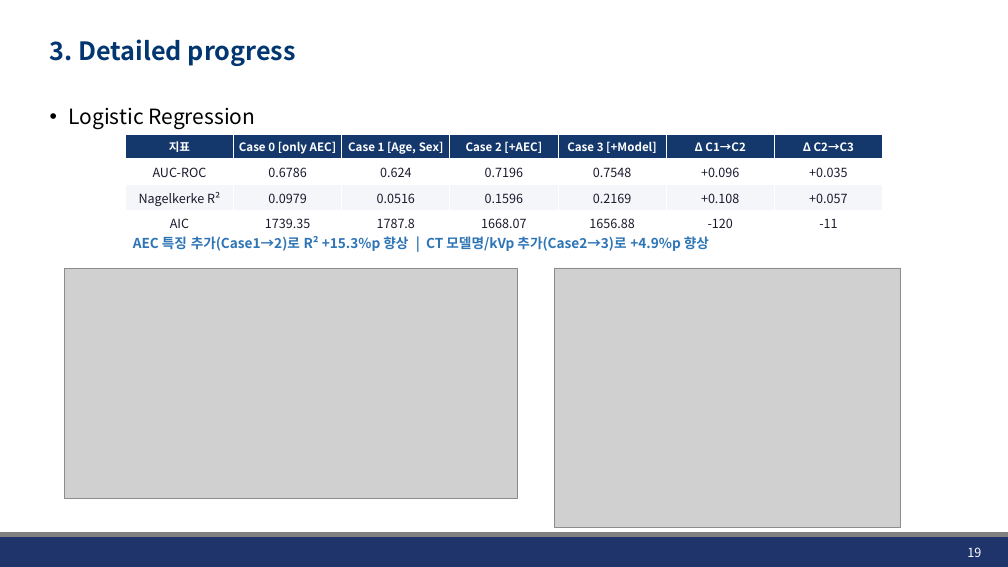
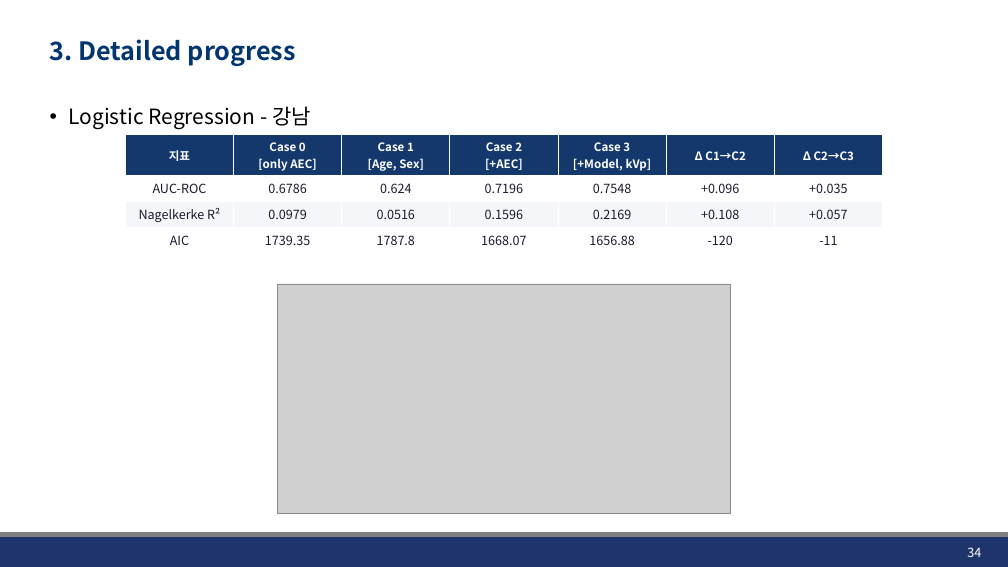
Before and after one commit to JHWannabe/2026-1_Study, a slide deck: slide 34 of 연구자료/260424_Linear_Logistic_Regression.pptx (slide 19 before the commit). Drawn at 1008x567 pixels with LibreOffice and Linux fonts; fonts in the diff are those of the drawing; grey boxes stand for pictures; background and template pictures are left out. Boxes give left, top, right and bottom in pixels: in the first picture for what was removed or moved away, otherwise in the second. Text is boxed around its words. In the diff, an @@ line names an element or a change of style, - is before the commit and + after.

```diff
--- a/연구자료/260424_Linear_Logistic_Regression.pptx
+++ b/연구자료/260424_Linear_Logistic_Regression.pptx
@@ text at box(68, 106, 311, 129): text changed @@
-• Logistic Regression
+• Logistic Regression - 강남
@@ table at box(126, 135, 882, 249) @@
-row 1: 지표 | Case 0 [only AEC] | Case 1 [Age, Sex] | Case 2 [+AEC] | Case 3 [+Model] | Δ C1→C2 | Δ C2→C3
+row 1: 지표 | Case 0 / [only AEC] | Case 1 / [Age, Sex] | Case 2 / [+AEC] | Case 3 / [+Model, kVp] | Δ C1→C2 | Δ C2→C3
@@ text removed at box(133, 236, 709, 251) @@
-AEC 특징 추가(Case1→2)로 R² +15.3%p 향상 | CT 모델명/kVp 추가(Case2→3)로 +4.9%p 향상
@@ picture removed at box(554, 268, 901, 527) @@
@@ picture: place and size @@
-picture at box(64, 268, 518, 498)
+picture at box(278, 284, 731, 514)
@@ page number at box(967, 547, 981, 557): text changed @@
-19
+34
```
Also in this commit, not shown: 16 other slides changed, 13 slides added, 5 slides removed, 7 other files.
